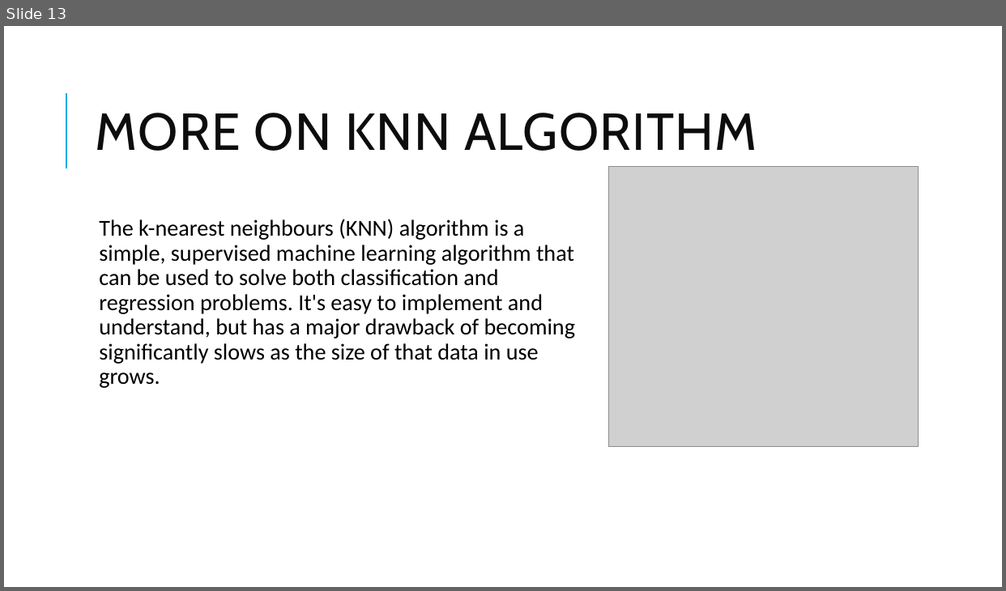
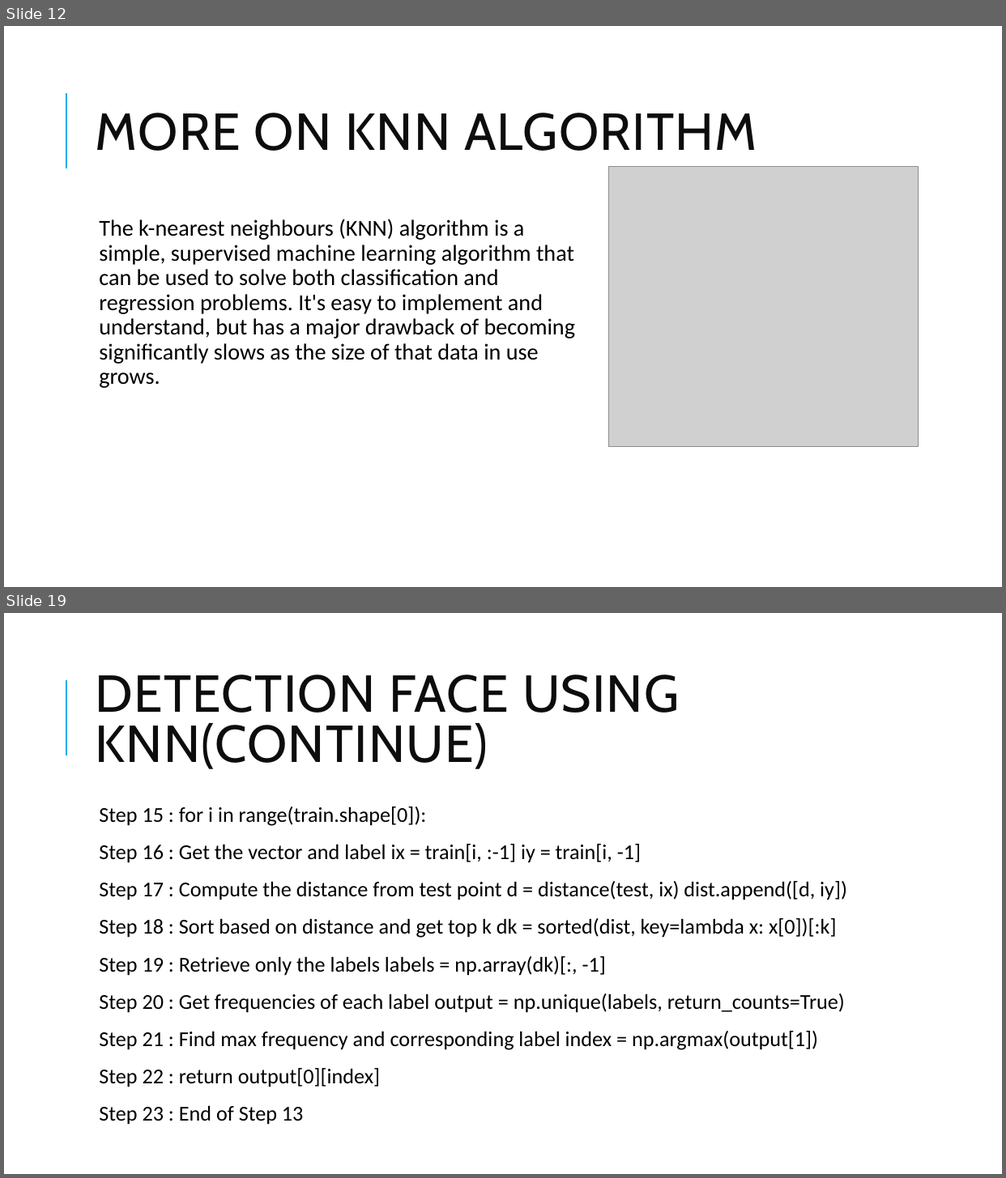
Before and after one commit to adarshdwivedi123/projectchecking, a slide deck: Project Presentation.pptx. Shown one above the other, each under a label of ours: slide 13 before the commit, slides 12 and 19 after it; the slides between them are not shown. The pictures are 1006x591 and 1006x1178 pixels, drawn with LibreOffice and Linux fonts; fonts in the diff are those of the drawing; grey boxes stand for pictures. Boxes give left, top, right and bottom in pixels: in the first picture for what was removed or moved away, otherwise in the second. Text is boxed around its words. In the diff, an @@ line names an element or a change of style, - is before the commit and + after.

```diff
--- a/Project Presentation.pptx
+++ b/Project Presentation.pptx
@@ slide 19 added at [4, 613, 1002, 1174], background #FFFFFF; not listed: 1 template element that a slide beside it also shows @@
@@ title added at [96, 675, 680, 769], 50 pt, text #0D0D0D @@
+DETECTION FACE USING KNN(CONTINUE)
@@ text added at [99, 807, 847, 1125], 20.4 pt, text #000000 @@
+  Step 15 : for i in range(train.shape[0]):
+  Step 16 : Get the vector and label ix = train[i, :-1] iy = train[i, -1]
+  Step 17 : Compute the distance from test point d = distance(test, ix) dist.append([d, iy])
+  Step 18 : Sort based on distance and get top k dk = sorted(dist, key=lambda x: x[0])[:k]
+  Step 19 : Retrieve only the labels labels = np.array(dk)[:, -1]
+  Step 20 : Get frequencies of each label output = np.unique(labels, return_counts=True)
+  Step 21 : Find max frequency and corresponding label index = np.argmax(output[1])
+  Step 22 : return output[0][index]
+  Step 23 : End of Step 13
@@ what was slide 13 is now slide 12 @@
```
Also in this commit, not shown: 1 slide changed, 11 other slides added, 1 other file.
